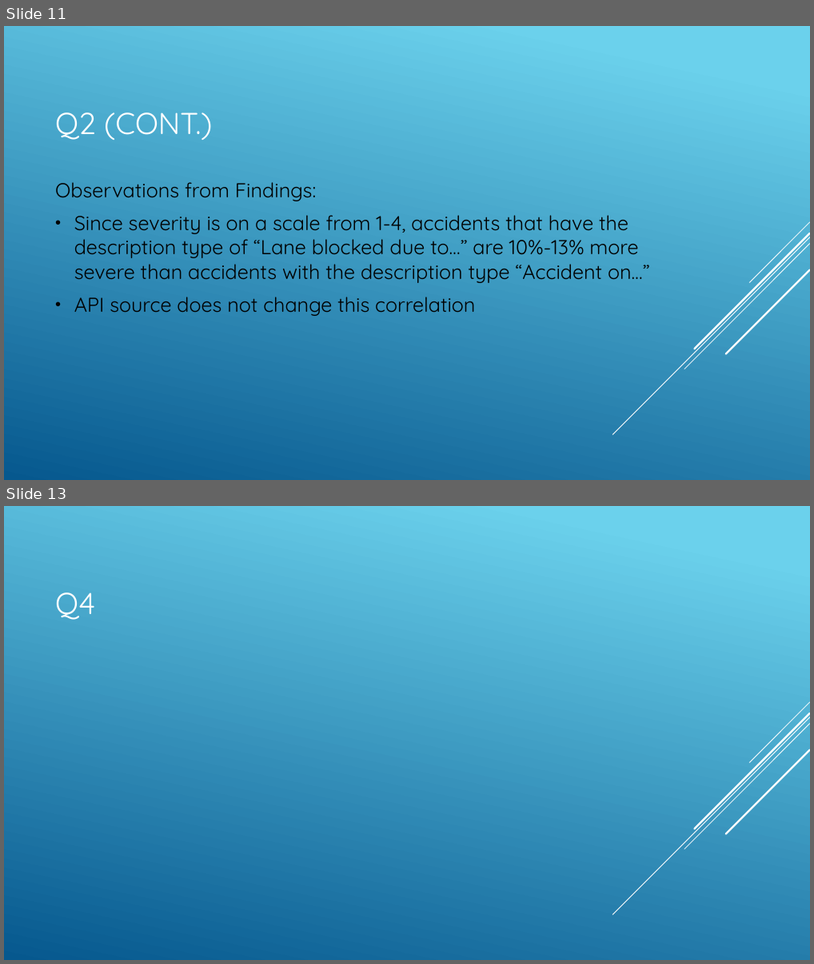
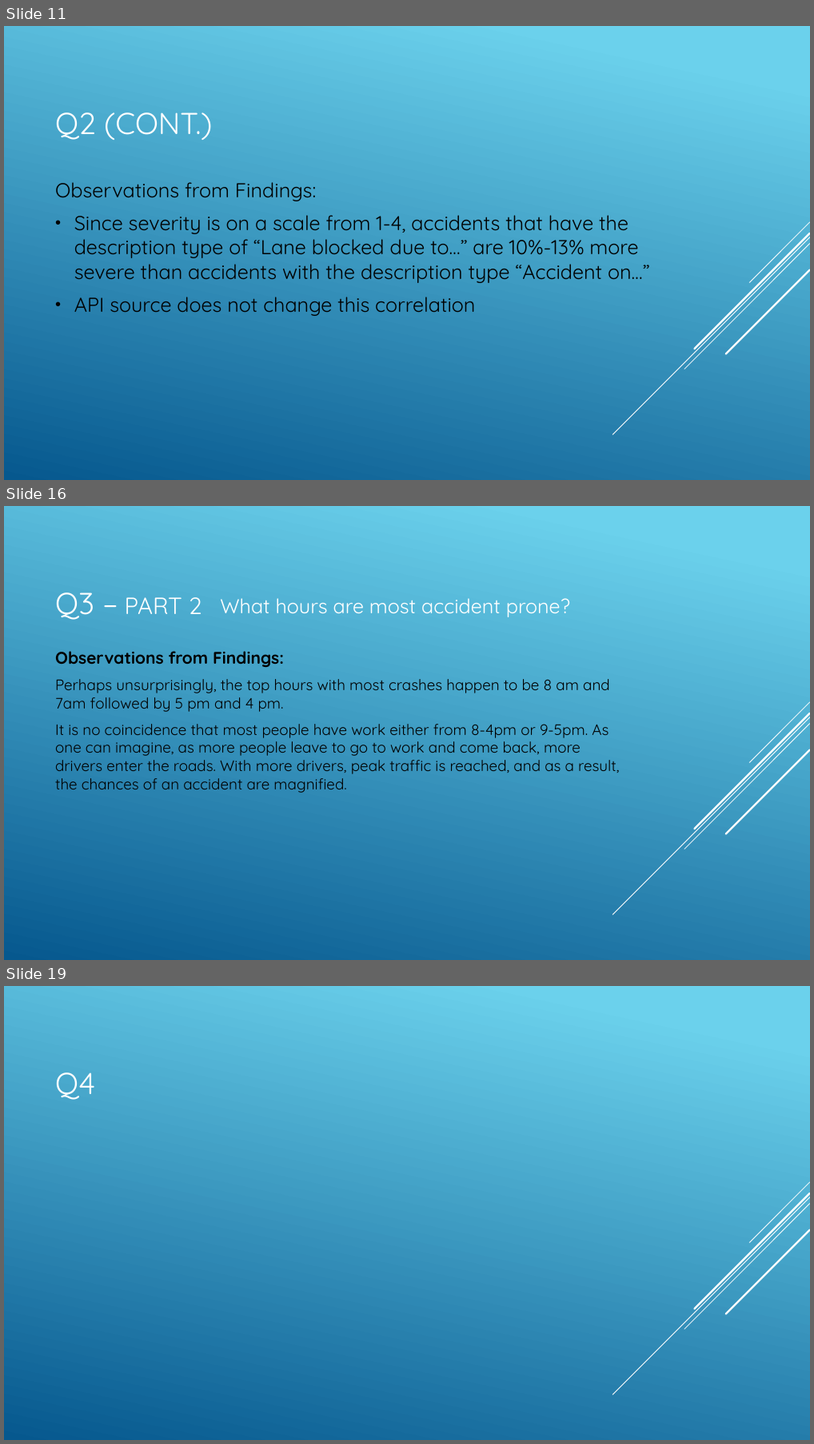
Before and after one commit to jyoo18/csc369FinalProject, a slide deck: slides.pptx. Shown one above the other, each under a label of ours: slides 11 and 13 before the commit, slides 11, 16 and 19 after it; the slides between them are not shown. The pictures are 814x964 and 814x1444 pixels, drawn with LibreOffice and Linux fonts; fonts in the diff are those of the drawing. Boxes give left, top, right and bottom in pixels: in the first picture for what was removed or moved away, otherwise in the second. Text is boxed around its words. In the diff, an @@ line names an element or a change of style, - is before the commit and + after.

```diff
--- a/slides.pptx
+++ b/slides.pptx
@@ slide 16 added at bbox=[4, 506, 810, 960], background gradient #6ED2EB to #06588E; not listed: 5 template elements that a slide beside it also shows @@
@@ title added at bbox=[55, 592, 202, 620], 28 pt, text #FFFFFF @@
+Q3 – PART 2
@@ text added at bbox=[220, 598, 570, 617], 24 pt, text #FFFFFF @@
+What hours are most accident prone?
@@ text added at bbox=[55, 651, 619, 792], 18 pt, text #000000 @@
+Observations from Findings:
+Perhaps unsurprisingly, the top hours with most crashes happen to be 8 am and 7am followed by 5 pm and 4 pm.
+It is no coincidence that most people have work either from 8-4pm or 9-5pm. As one can imagine, as more people leave to go to work and come back, more drivers enter the roads. With more drivers, peak traffic is reached, and as a result, the chances of an accident are magnified.
@@ what was slide 13 is now slide 19 @@
```
Also in this commit, not shown: 2 slides changed, 6 other slides added, 1 slide removed.
